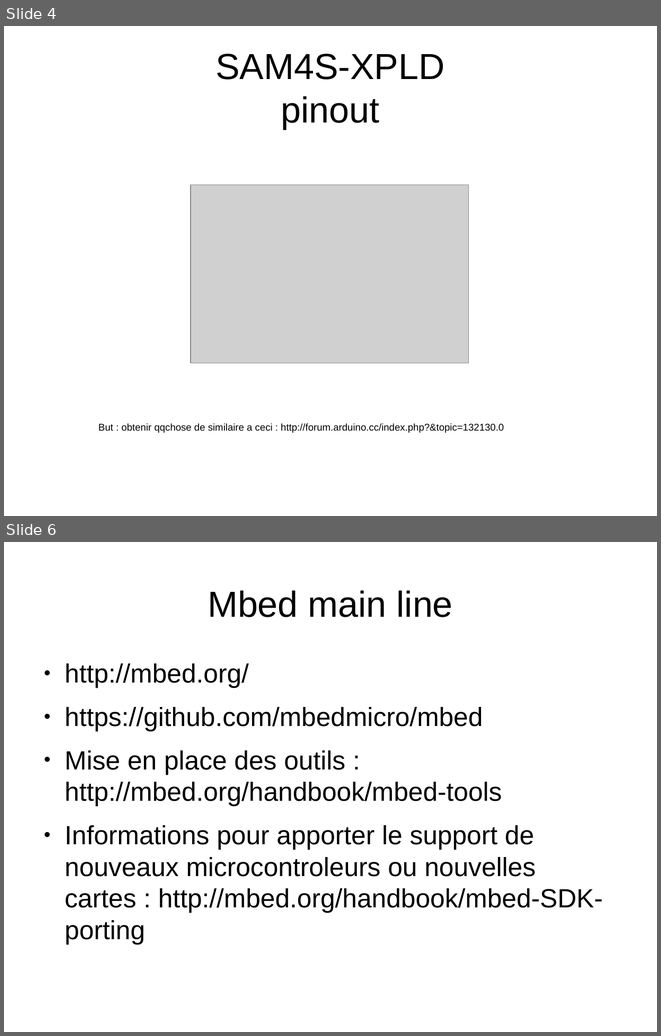
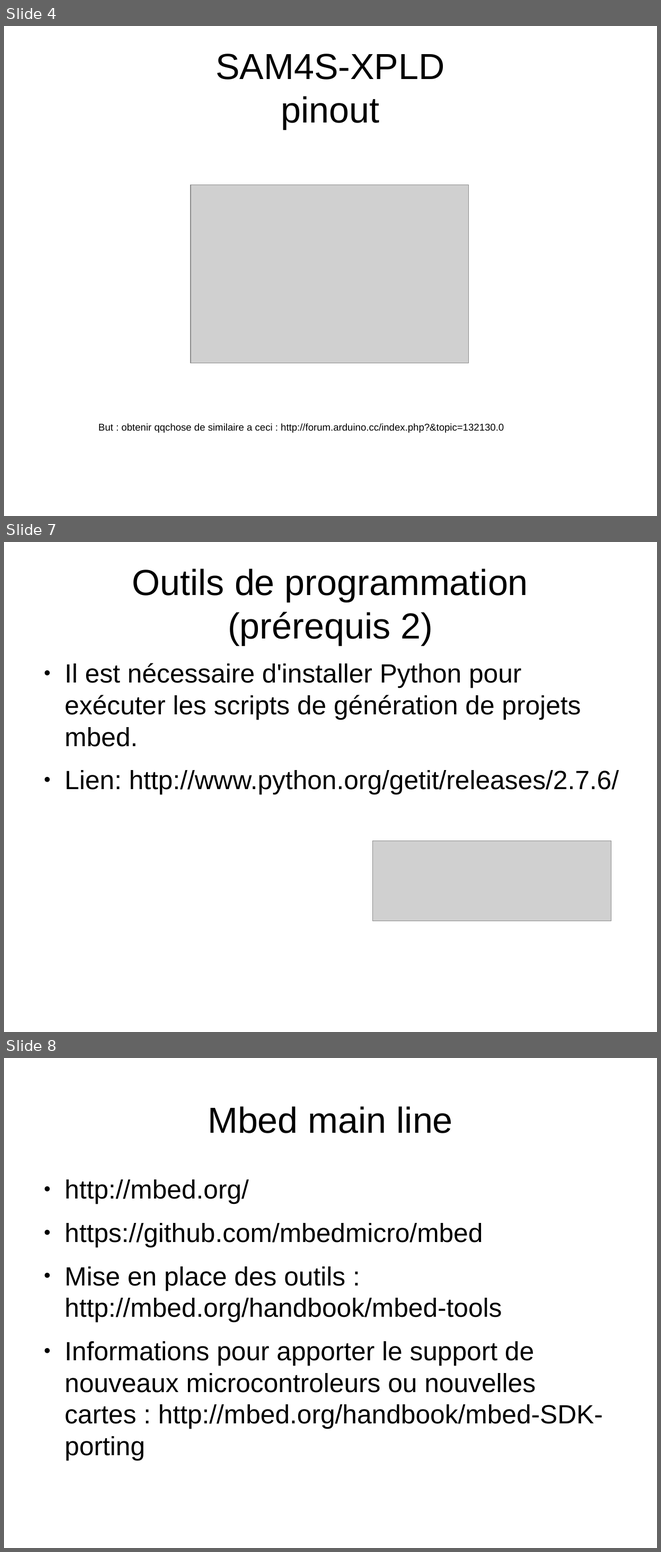
Before and after one commit to LabAixBidouille/EmbeddedTeam, a slide deck: how-to/how-to contribute to mbed.odp. Shown one above the other, each under a label of ours: slides 4 and 6 before the commit, slides 4, 7 and 8 after it; the slides between them are not shown. The pictures are 661x1036 and 661x1552 pixels, drawn with LibreOffice and Linux fonts; fonts in the diff are those of the drawing; grey boxes stand for pictures. Boxes give left, top, right and bottom in pixels: in the first picture for what was removed or moved away, otherwise in the second. Text is boxed around its words. In the diff, an @@ line names an element or a change of style, - is before the commit and + after.

Commit message:
[ET] documentation improvement: python, gcc, tests

```diff
--- a/how-to/how-to contribute to mbed.odp
+++ b/how-to/how-to contribute to mbed.odp
@@ slide 7 added at (4, 542, 657, 1032), background #FFFFFF @@
@@ title added at (132, 568, 528, 645), 44 pt, text #000000 @@
+Outils de programmation
+(prérequis 2)
@@ text added at (64, 663, 619, 794), 32 pt, text #000000 @@
+● Il est nécessaire d'installer Python pour exécuter les scripts de génération de projets mbed.
+● Lien: http://www.python.org/getit/releases/2.7.6/
@@ picture added at (372, 840, 611, 920) @@
@@ what was slide 6 is now slide 8 @@
```
Also in this commit, not shown: 1 slide changed, 2 other slides added, 2 other files.
